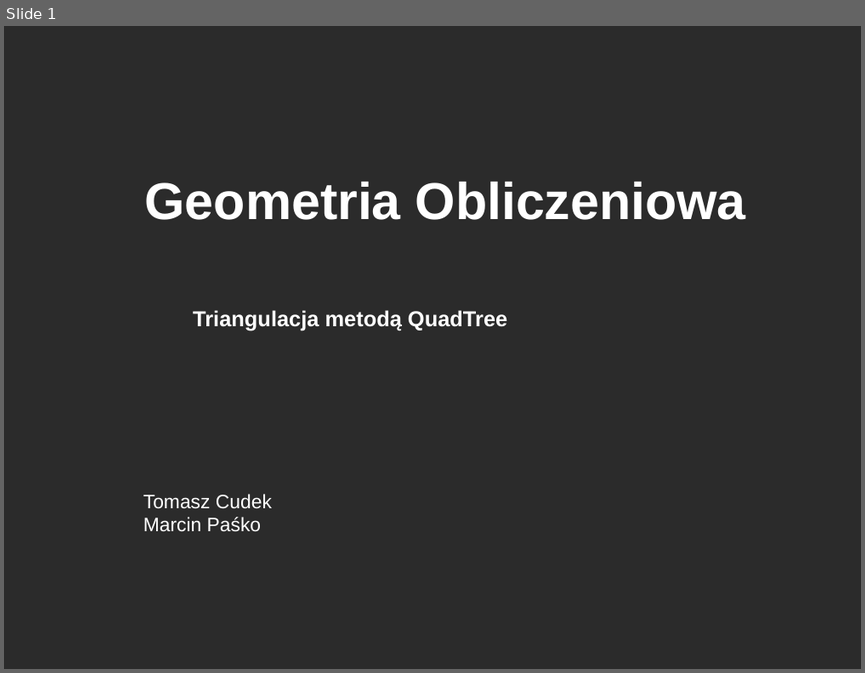
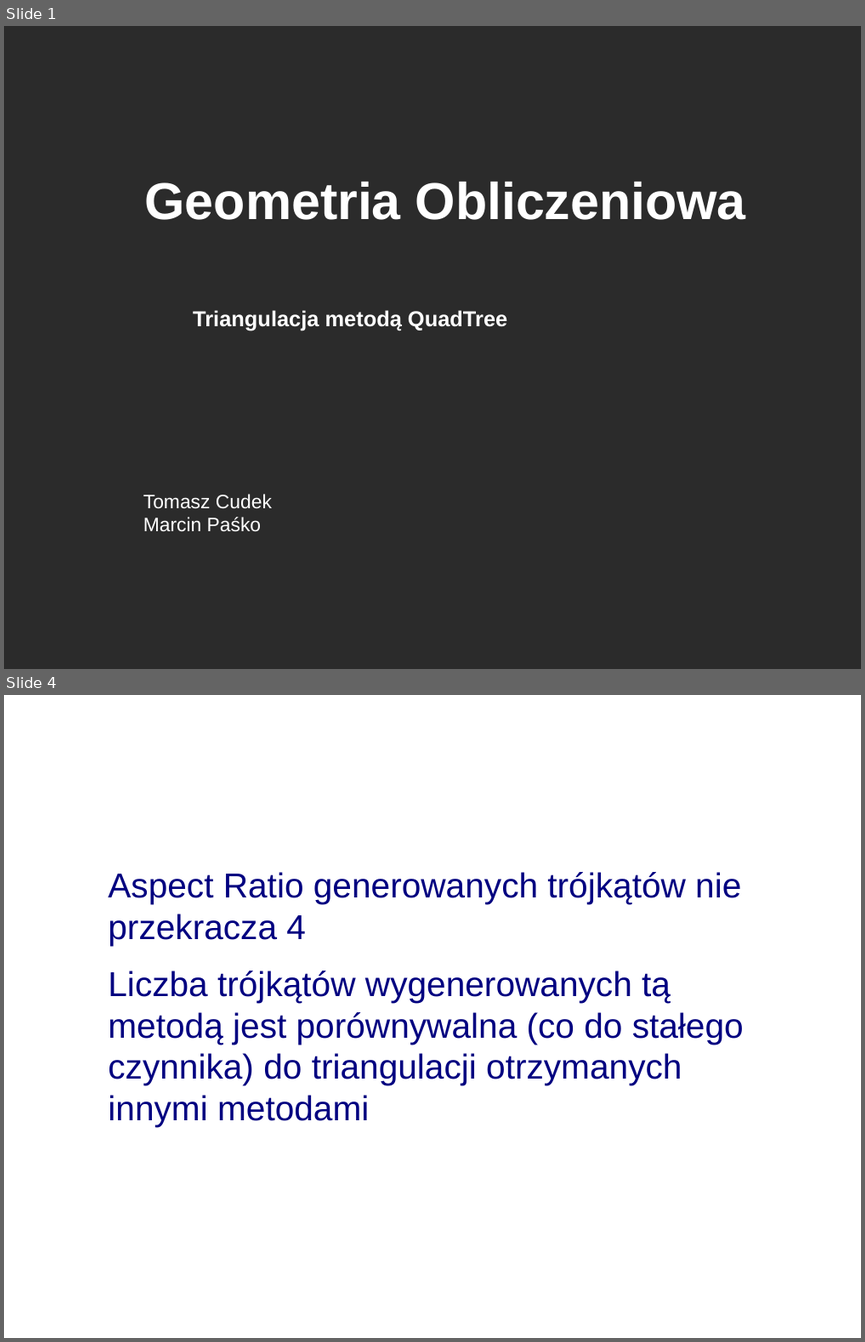
Before and after one commit to mpasko/geometry, a slide deck: presentation.odp. Shown one above the other, each under a label of ours: slide 1 before the commit, slides 1 and 4 after it; the slides between them are not shown. The pictures are 865x673 and 865x1342 pixels, drawn with LibreOffice and Linux fonts; fonts in the diff are those of the drawing; background and template pictures are left out; a plain dark background stands for a picture behind light text. Boxes give left, top, right and bottom in pixels: in the first picture for what was removed or moved away, otherwise in the second. Text is boxed around its words. In the diff, an @@ line names an element or a change of style, - is before the commit and + after.

```diff
--- a/presentation.odp
+++ b/presentation.odp
@@ slide 4 added at [4,695,861,1338], background picture (left out) @@
@@ title added at [46,731,800,861], 44 pt, text #FFFFFF, bold @@
+Korzyści wynikające z QuadTree
@@ text added at [108,872,744,1127], 32 pt, text #000080 @@
+● Aspect Ratio generowanych trójkątów nie przekracza 4
+● Liczba trójkątów wygenerowanych tą metodą jest porównywalna (co do stałego czynnika) do triangulacji otrzymanych innymi metodami
```
Also in this commit, not shown: 3 slides changed, 10 other slides added, 6 other files.
